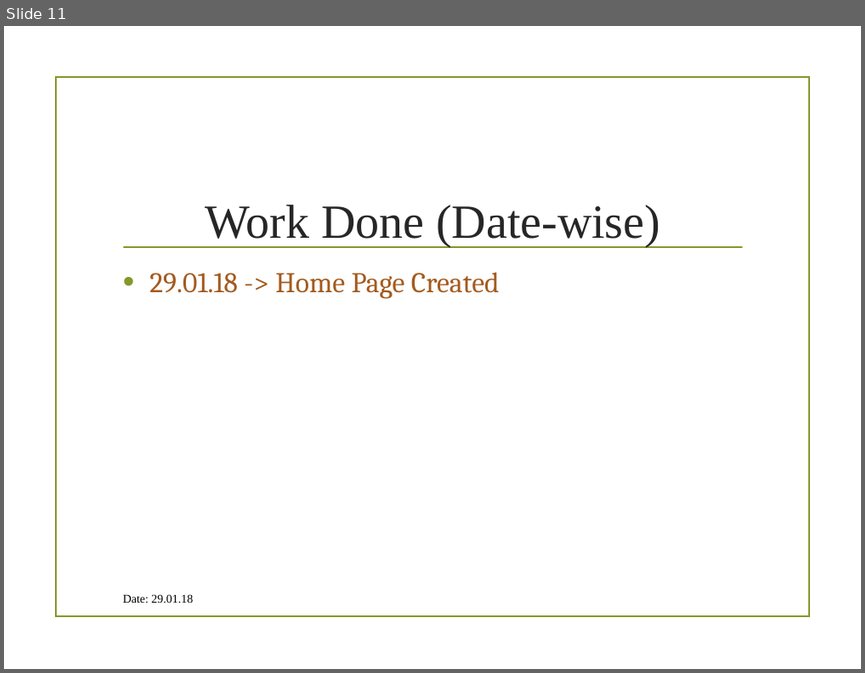
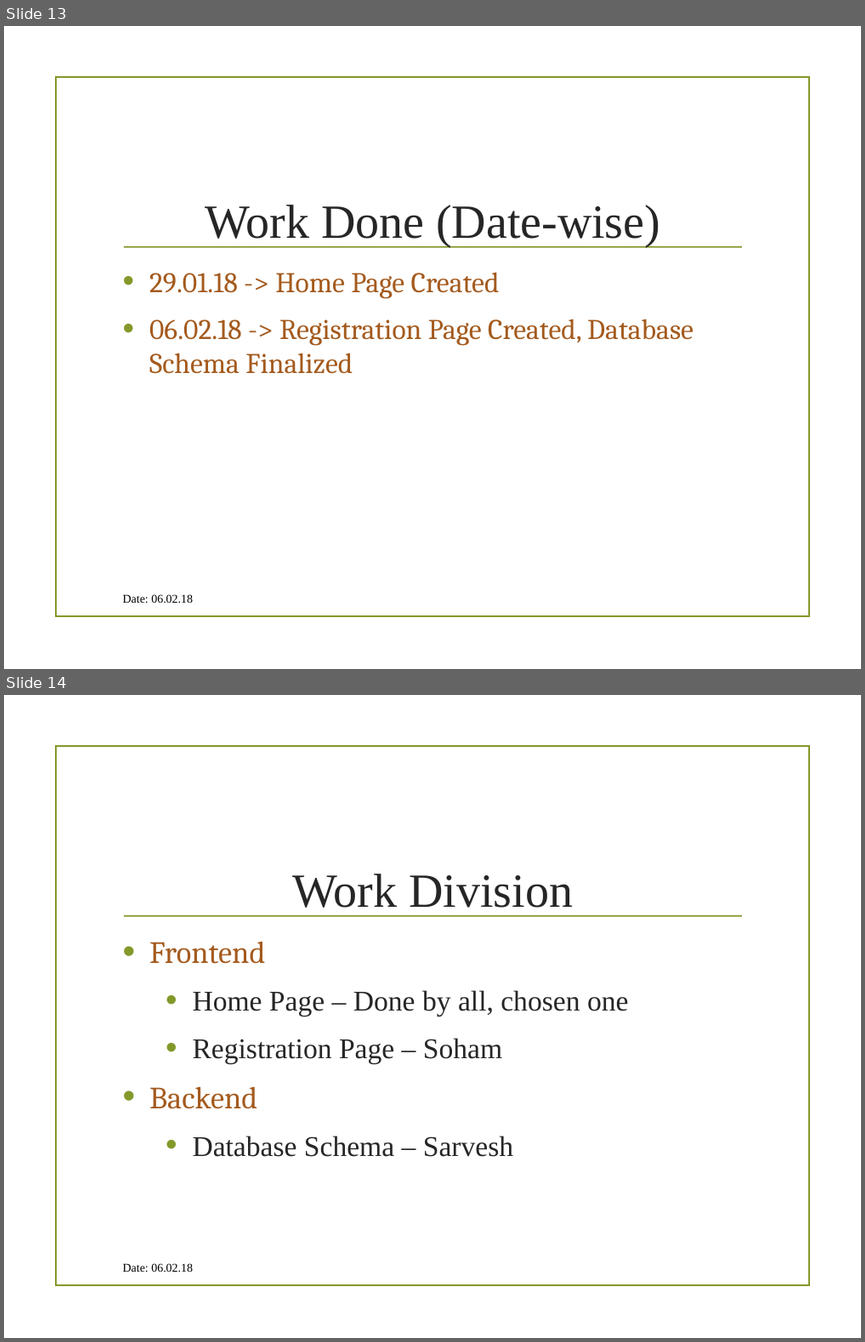
Before and after one commit to MehrotraSoham/Student-Information-System, a slide deck: Internet And Web Technology Lab IT-652.pptx. Shown one above the other, each under a label of ours: slide 11 before the commit, slides 13 and 14 after it. The pictures are 865x673 and 865x1342 pixels, drawn with LibreOffice and Linux fonts; fonts in the diff are those of the drawing; background and template pictures are left out. Boxes give left, top, right and bottom in pixels: in the first picture for what was removed or moved away, otherwise in the second. Text is boxed around its words. In the diff, an @@ line names an element or a change of style, - is before the commit and + after.

Commit message:
Registration Added -- Soham

```diff
--- a/Internet And Web Technology Lab IT-652.pptx
+++ b/Internet And Web Technology Lab IT-652.pptx
@@ slide 14 added at (4, 695, 861, 1338), background picture (left out); not listed: 2 template elements that a slide beside it also shows @@
@@ text added at (293, 873, 573, 916), 40 pt, text #262626 @@
+Work Division
@@ text added at (149, 941, 629, 1157), 24 pt, text #262626 @@
+• Frontend
+  • Home Page – Done by all, chosen one
+  • Registration Page – Soham
+• Backend
+  • Database Schema – Sarvesh
@@ text added at (123, 1263, 193, 1271), 10 pt, text #000000 @@
+Date: 06.02.18
@@ what was slide 11 is now slide 13 @@
@@ slide 13 changed as well @@
@@ text at (149, 318, 693, 374): paragraph added @@
+• 06.02.18 -> Registration Page Created, Database Schema Finalized
@@ text at (123, 594, 193, 602): text changed @@
-Date: 29.01.18
+Date: 06.02.18
```
Also in this commit, not shown: 10 other slides changed, 11 other slides added, 2 other files.
